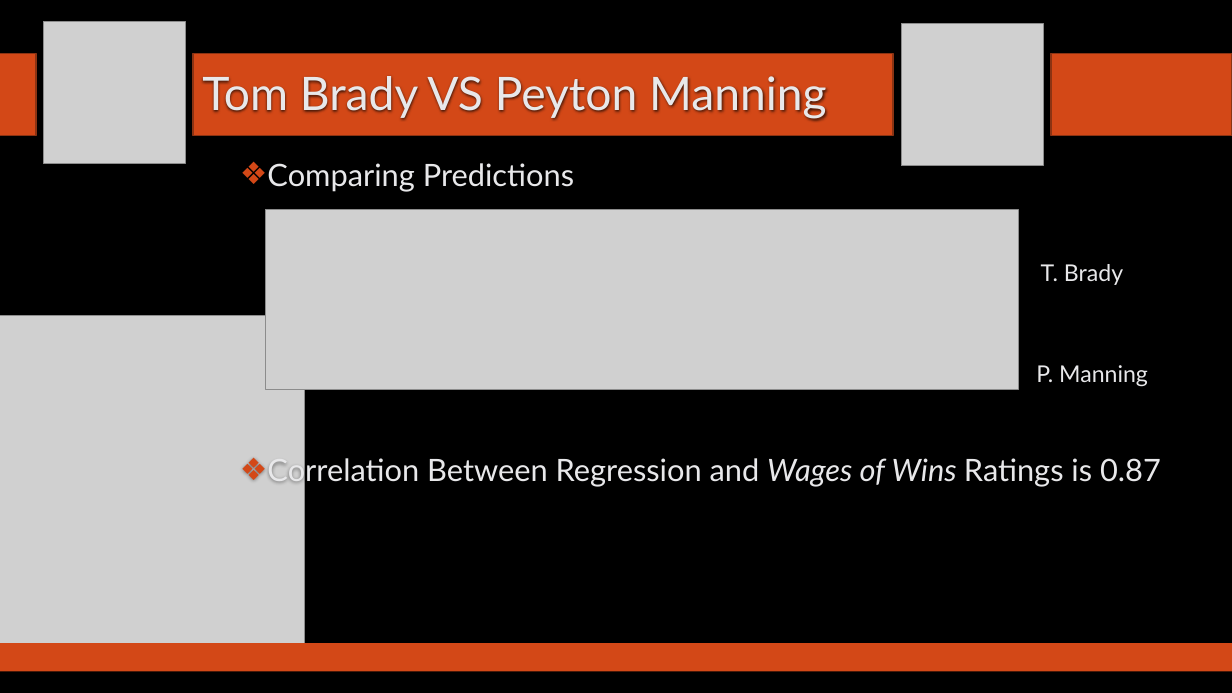
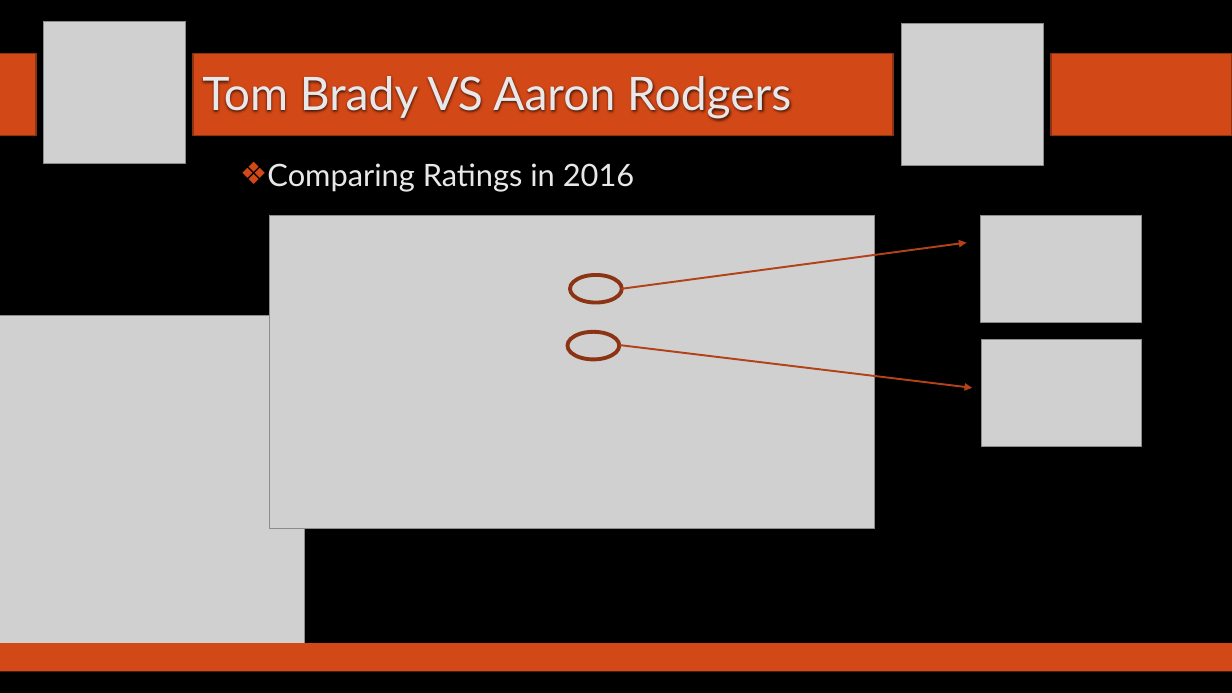
Before and after one commit to SuperMarioGiacomazzo/STOR538_WEBSITE, a slide deck: slide 10 of Slides/Football 2/Footballl_2_Lecture.pptx. Drawn at 1232x693 pixels with LibreOffice and Linux fonts; fonts in the diff are those of the drawing; grey boxes stand for pictures; background and template pictures are left out. Boxes give left, top, right and bottom in pixels: in the first picture for what was removed or moved away, otherwise in the second. Text is boxed around its words. In the diff, an @@ line names an element or a change of style, - is before the commit and + after.

```diff
--- a/Slides/Football 2/Footballl_2_Lecture.pptx
+++ b/Slides/Football 2/Footballl_2_Lecture.pptx
@@ title at bbox=[202, 76, 791, 119]: text changed @@
-Tom Brady VS Peyton Manning
+Tom Brady VS Aaron Rodgers
@@ text at bbox=[267, 163, 634, 192]: text changed @@
-❖ Comparing Predictions
-❖ Correlation Between Regression and Wages of Wins Ratings is 0.87
+❖ Comparing Ratings in 2016
@@ picture removed at bbox=[266, 210, 1019, 389] @@
@@ picture added at bbox=[269, 215, 874, 529] @@
@@ picture added at bbox=[982, 215, 1142, 323] @@
@@ arrow added from (622, 288) to (967, 243), #B4421A 1.5 pt @@
@@ text removed at bbox=[1041, 264, 1123, 285] @@
-    T. Brady
@@ ellipse added at bbox=[570, 275, 622, 303], outline #8B3314 3 pt @@
@@ ellipse added at bbox=[567, 332, 619, 360], outline #8B3314 3 pt @@
@@ arrow added from (620, 346) to (972, 388), #B4421A 1.5 pt @@
@@ picture added at bbox=[982, 339, 1142, 446] @@
@@ text removed at bbox=[1036, 365, 1148, 387] @@
-    P. Manning
```
Also in this commit, not shown: 4 other slides changed, 1 slide added, 3 other files.
